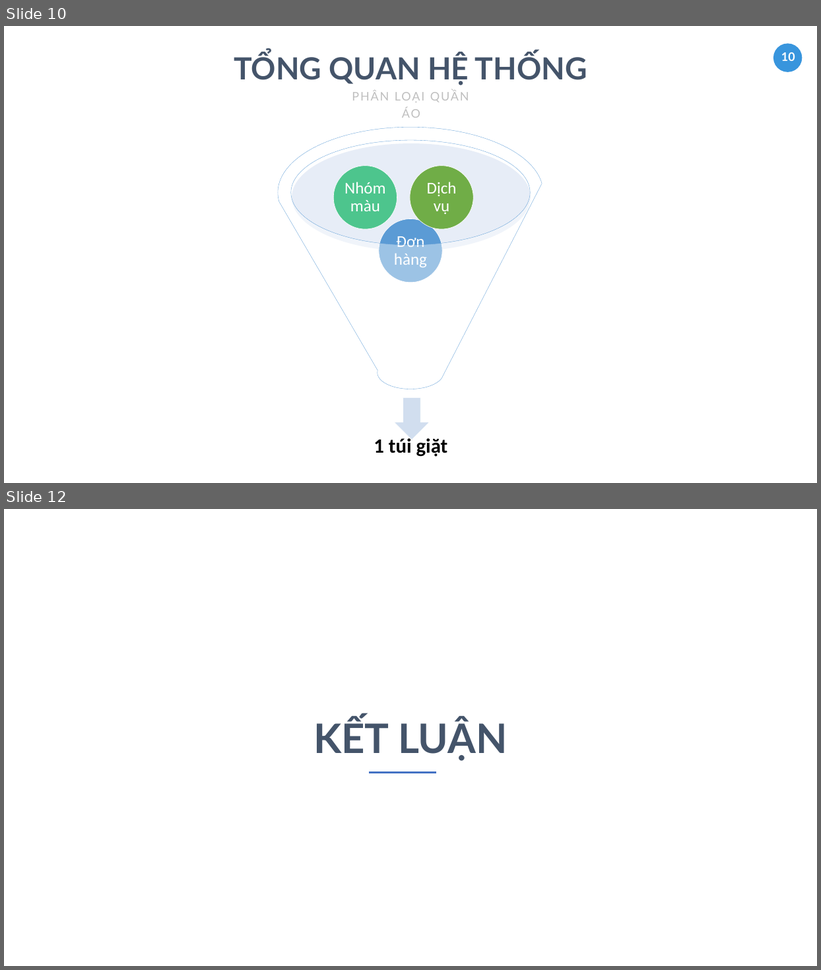
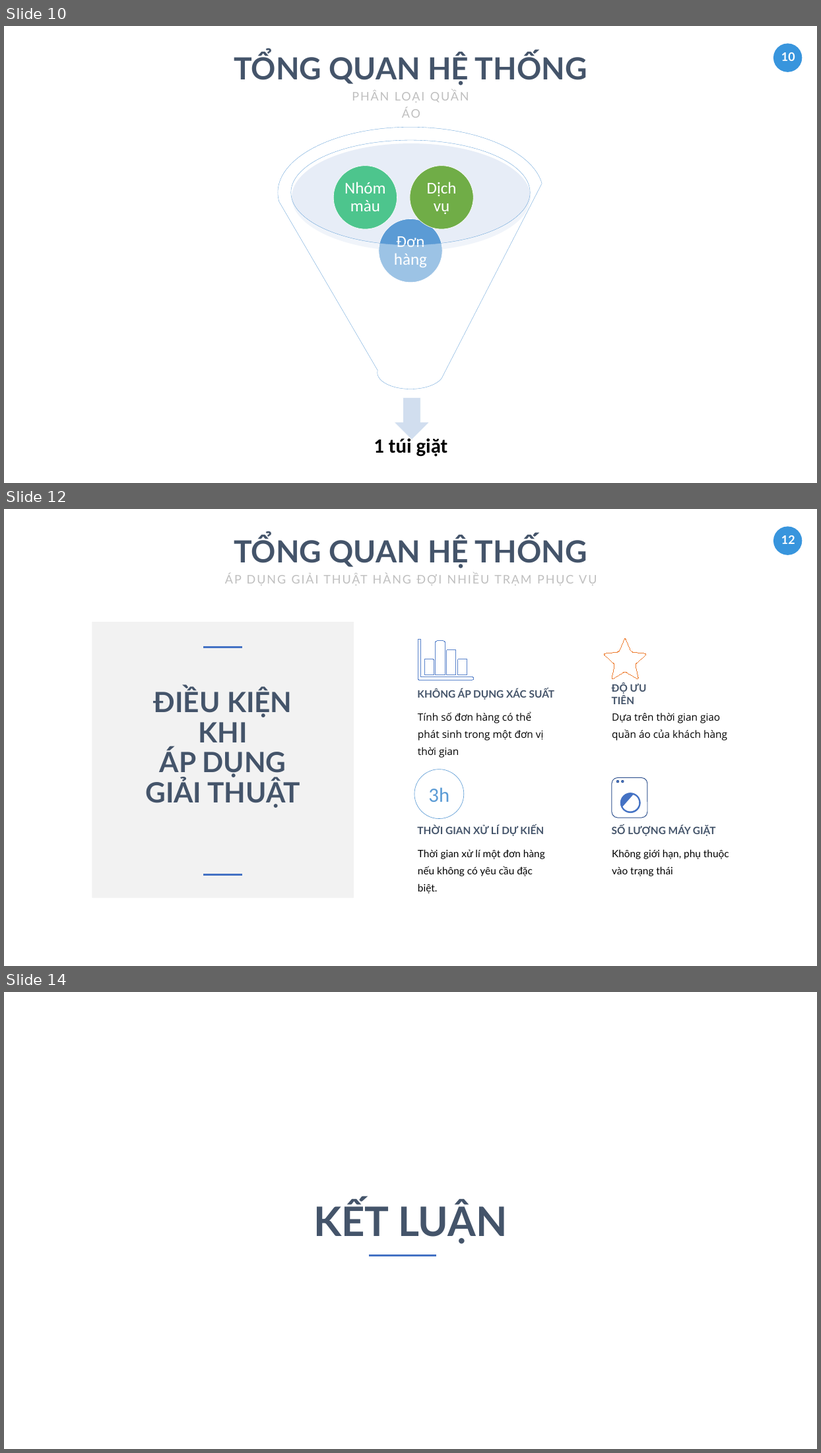
Before and after one commit to tranhoanghuan/Lu-n-v-n, a slide deck: baoCao/FREE Business Powerpoint Template.pptx. Shown one above the other, each under a label of ours: slides 10 and 12 before the commit, slides 10, 12 and 14 after it; the slides between them are not shown. The pictures are 821x970 and 821x1453 pixels, drawn with LibreOffice and Linux fonts; fonts in the diff are those of the drawing. Boxes give left, top, right and bottom in pixels: in the first picture for what was removed or moved away, otherwise in the second. Text is boxed around its words. In the diff, an @@ line names an element or a change of style, - is before the commit and + after.

```diff
--- a/baoCao/FREE Business Powerpoint Template.pptx
+++ b/baoCao/FREE Business Powerpoint Template.pptx
@@ slide 12 added at (4,509,817,966), background #FFFFFF; not listed: 2 template elements that a slide beside it also shows @@
@@ text added at (234,536,587,568), 72 pt, text #44546A, bold @@
+TỔNG QUAN HỆ THỐNG
@@ rectangle added at (92,622,354,898), fill #F2F2F2 @@
@@ line added from (203, 647) to (242, 647), #4472C4 4.5 pt @@
@@ freeform shape added at (604,639,646,679), fill #FFFFFF, outline #ED7D31 0.75 pt @@
@@ group added at (418,639,473,680): 5 freeform shapes @@
@@ text added at (612,683,647,704), 24 pt, text #44546A, bold @@
+ĐỘ ƯU TIÊN
@@ text added at (154,689,292,743), 66 pt, text #44546A, bold @@
+ĐIỀU KIỆN
+KHI
+ÁP DỤNG
+GIẢI THUẬT
@@ text added at (417,689,554,700), 24 pt, text #44546A, bold @@
+KHÔNG ÁP DỤNG XÁC SUẤT
@@ text added at (418,712,544,758), 24 pt, text #000000 @@
+Tính số đơn hàng có thể phát sinh trong một đơn vị thời gian
@@ text added at (612,713,727,741), 24 pt, text #000000 @@
+Dựa trên thời gian giao quần áo của khách hàng
@@ text added at (145,749,300,808), 28 pt, text #BFBFBF @@
+ÁP DỤNG GIẢI THUẬT HÀNG ĐỢI NHIỀU TRẠM PHỤC VỤ
@@ ellipse added at (415,769,464,819), outline #5B9BD5 1 pt @@
@@ group added at (612,778,648,818): 3 ellipses, 1 rounded rectangle, 1 chord (boxed as its full ellipse) @@
@@ text added at (428,788,450,802), 48 pt, text #5B9BD5 @@
+3h
@@ text added at (417,825,544,836), 24 pt, text #44546A, bold @@
+THỜI GIAN XỬ LÍ DỰ KIẾN
@@ text added at (612,825,716,836), 24 pt, text #44546A, bold @@
+SỐ LƯỢNG MÁY GIẶT
@@ text added at (418,850,545,894), 24 pt, text #000000 @@
+Thời gian xử lí một đơn hàng nếu không có yêu cầu đặc biệt.
@@ text added at (612,850,729,877), 24 pt, text #000000 @@
+Không giới hạn, phụ thuộc vào trạng thái
@@ line added from (203, 875) to (242, 875), #4472C4 4.5 pt @@
@@ what was slide 12 is now slide 14 @@
```
Also in this commit, not shown: 1 other slide added.
